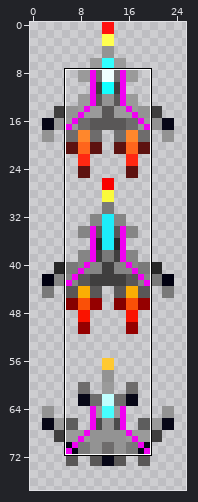
One commit to this sprite sheet: client/mdls/GAMMAShip1.png. The picture above shows the old version from afar; the outline marks the close-up.
Close-up. Earlier state:
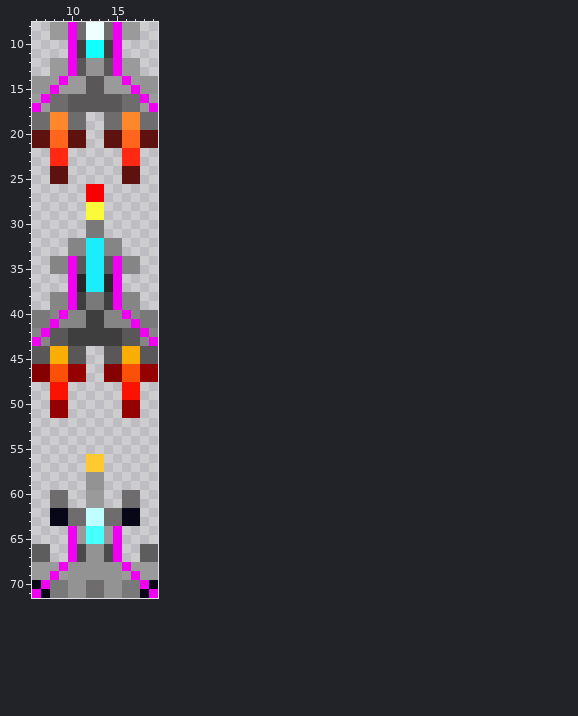
The file is 26x78 pixels. Colours within 5 levels of each other are drawn and written as one. Shown: x 6..19, y 8..71.
After:
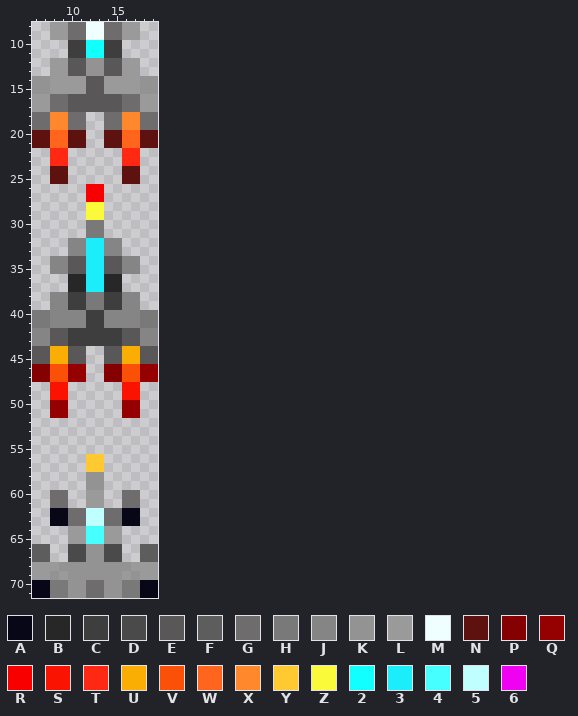
Palette (. is transparent): A #070717  B #272727  C #3f3e3e  D #4a4a4a  E #595757  F #5d5d5d  G #6e6c6c  H #797979  J #858585  K #939393  L #9a9a9a  M #efffff  N #5d1210  P #850000  Q #950000  R #f90000  S #fa1300  T #ff2812  U #faae04  V #fa5007  W #ff651c  X #ff872c  Y #ffc931  Z #fafa3b  2 #12ffff  3 #1cedfa  4 #46ffff  5 #bfffff  6 #f101f2
Diff:
y 8..9: x 10 6 -> G; x 15 6 -> G
y 10..11: x 10 6 -> C; x 15 6 -> C
y 12..13: x 10 6 -> E; x 15 6 -> E
y 14: x 9 6 -> L; x 16 6 -> L
y 15: x 8 6 -> L; x 17 6 -> L
y 16: x 7 6 -> L; x 18 6 -> L
y 17: x 6 6 -> L; x 19 6 -> L
y 34..35: x 10 6 -> E; x 15 6 -> E
y 36..37: x 10 6 -> B; x 15 6 -> B
y 38..39: x 10 6 -> C; x 15 6 -> C
y 40: x 9 6 -> J; x 16 6 -> J
y 41: x 8 6 -> J; x 17 6 -> J
y 42: x 7 6 -> J; x 18 6 -> J
y 43: x 6 6 -> J; x 19 6 -> J
y 64..65: x 10 6 -> L; x 15 6 -> L
y 66..67: x 10 6 -> D; x 15 6 -> D
y 68: x 9 6 -> K; x 16 6 -> K
y 69: x 8 6 -> K; x 17 6 -> K
y 70: x 7 6 -> A; x 18 6 -> A
y 71: x 6 6 -> A; x 19 6 -> A
